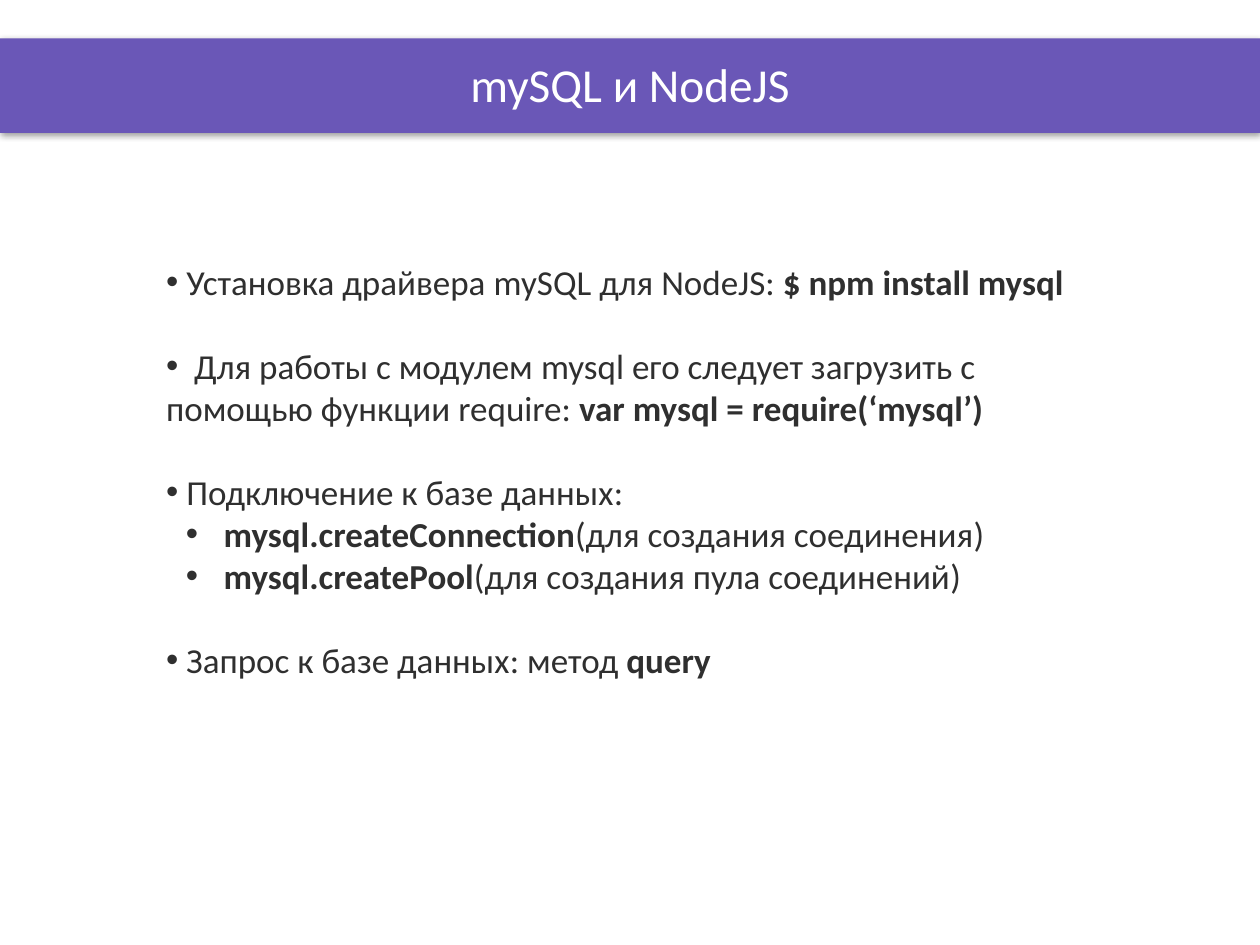
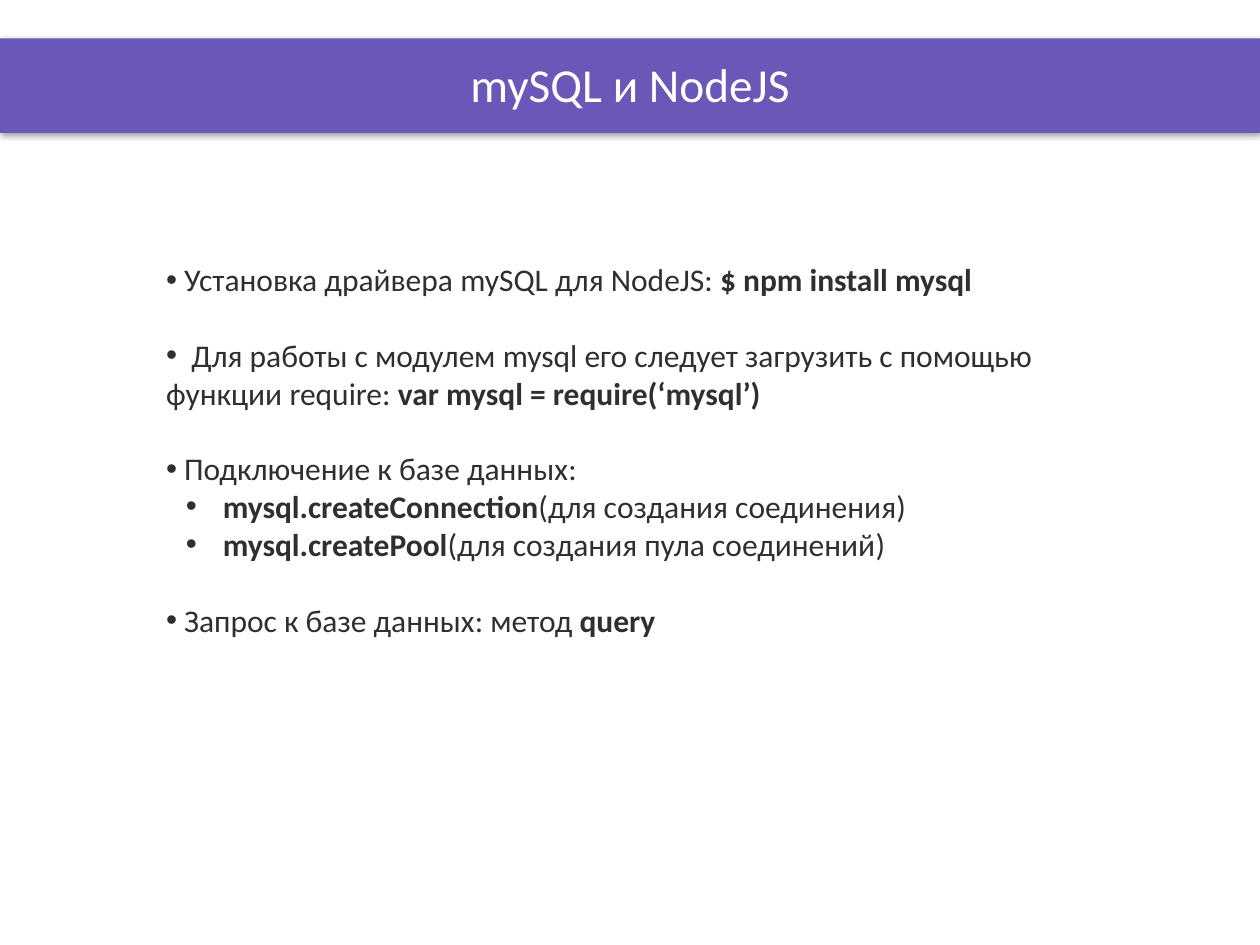
Before and after one commit to DinamickaDevelopment/ignite, a slide deck: slide 3 of NodeJS/lesson_31/Presentation/mysql.pptx. Drawn at 1260x945 pixels with LibreOffice and Linux fonts; fonts in the diff are those of the drawing; background and template pictures are left out. Boxes give left, top, right and bottom in pixels: in the first picture for what was removed or moved away, otherwise in the second. Text is boxed around its words. In the diff, an @@ line names an element or a change of style, - is before the commit and + after.

```diff
--- a/NodeJS/lesson_31/Presentation/mysql.pptx
+++ b/NodeJS/lesson_31/Presentation/mysql.pptx
@@ text "Установка драйвера mySQL для NodeJS: ..." at (166, 269, 1032, 637): size 20 to 18 pt @@
```
Also in this commit, not shown: 31 other files.
